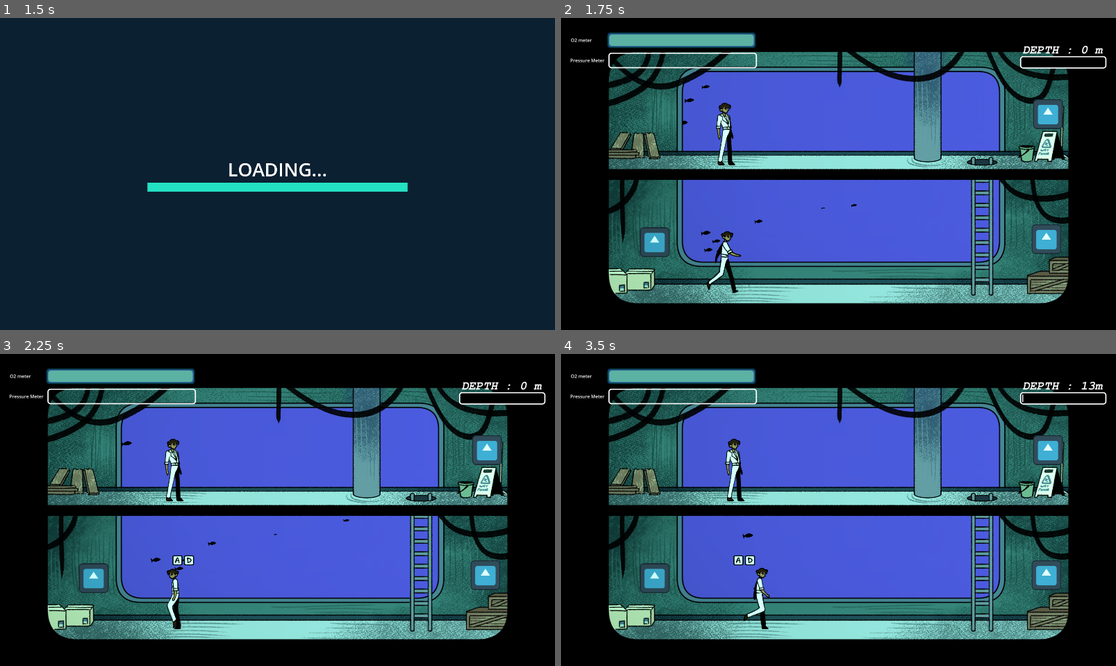
Above: before the commit, frames 1-4 (two rows, left to right).
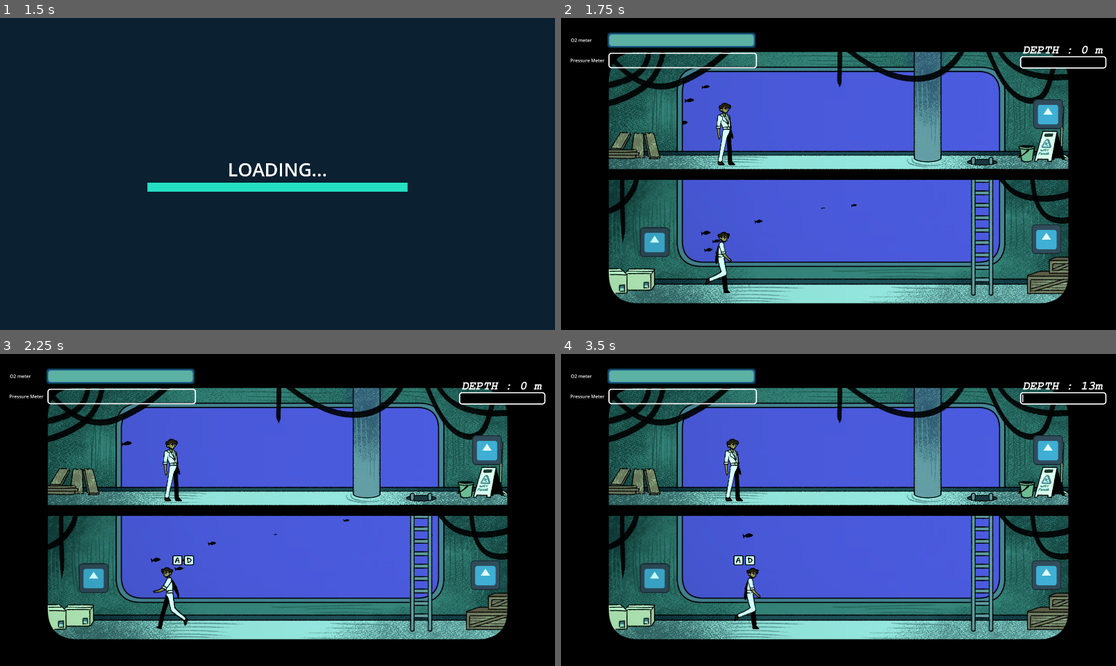
Above: after the commit, the same moments.

Repository: KenKomKom/garena2025
Game: Godot game, scene res://scenes/mainmenu.tscn
Two runs of this game, one before a commit and one after it. Both use one fixed random seed, a clock stepped at 60 frames per second and the inputs below. The project has no main scene, so this scene is started directly. The engine's default icon, where the game draws it, is replaced by a stand-in: a white triangle on a blue panel in a dark square.
Inputs:
- Up to frame 1 (1.5 s): click "Start Game" at 0.5 s; tap Enter (ui_accept) at 1.25 s; hold D (rightp1) from 1.28 s (still down); tap Left (leftp2) at 1.35 s
- Up to frame 2 (1.75 s): keep holding D (rightp1); tap Enter (ui_accept) at 1.52 s
- Up to frame 3 (2.25 s): release D (rightp1) at 2.03 s; hold A (leftp1) from 2.03 s (still down); tap Right (rightp2) at 2.1 s
- Up to frame 4 (3.5 s): tap Enter (ui_accept) at 2.27 s; release A (leftp1) at 2.78 s; hold D (rightp1) from 2.78 s (still down); tap T at 2.85 s

Frame 1 is identical in both runs. In frame 2, 0.5% of the frame differs, in the area x 26-80%, y 46-89%; in frame 3, 0.9%; in frame 4, 1.0%, in the area x 29-80%, y 27-89%.

Commit message:
commit to pull

Diff:
--- a/player.gd
+++ b/player.gd
@@ -1,6 +1,6 @@
 class_name  Player extends CharacterBody2D
 
-var SPEED = 600.0
+var SPEED = 500.0
 var direction = Vector2.ZERO
 @export var player_number=1
 
@@ -17,11 +17,11 @@
 	if can_move:
 		direction = Input.get_axis("leftp1", "rightp1")
 		if direction:
-			if not $AnimatedSprite2D.is_playing():
-				$AnimatedSprite2D.play("p1_walk")
+			$AnimatedSprite2D.play("p1_walk")
 			$AnimatedSprite2D.flip_h = true if direction<0	 else false
 			velocity.x = direction * SPEED
 		else:
+
 			$AnimatedSprite2D.play("p1_idle")
 			velocity.x = move_toward(velocity.x, 0, SPEED)
 	elif not can_move and is_climbing:
--- a/player.tscn
+++ b/player.tscn
@@ -1,68 +1,21 @@
-[gd_scene load_steps=21 format=3 uid="uid://c03tl6n7esv2t"]
+[gd_scene load_steps=20 format=3 uid="uid://c03tl6n7esv2t"]
 
 [ext_resource type="Script" path="res://player.gd" id="1_vai4p"]
 [ext_resource type="Texture2D" uid="uid://csb06nv0c3bc3" path="res://icon.svg" id="2_0ab8e"]
 [ext_resource type="Texture2D" uid="uid://bx0qwtxxic4qn" path="res://assets/p1_walking.png" id="3_6kyl6"]
+[ext_resource type="Texture2D" uid="uid://bh5qajtdetfqk" path="res://assets/spritesheet_12.png" id="3_40yi2"]
 [ext_resource type="Texture2D" uid="uid://b76vqxug3pskk" path="res://assets/spritesheet_11.png" id="3_ssr3x"]
 
 [sub_resource type="RectangleShape2D" id="RectangleShape2D_uj6li"]
 size = Vector2(51, 228)
 
-[sub_resource type="Animation" id="Animation_7slkm"]
-length = 0.001
-tracks/0/type = "value"
-tracks/0/imported = false
-tracks/0/enabled = true
-tracks/0/path = NodePath("AnimatedSprite2D:frame")
-tracks/0/interp = 1
-tracks/0/loop_wrap = true
-tracks/0/keys = {
-"times": PackedFloat32Array(0),
-"transitions": PackedFloat32Array(1),
-"update": 1,
-"values": [0]
-}
+[sub_resource type="AtlasTexture" id="AtlasTexture_vpc8v"]
+atlas = ExtResource("3_40yi2")
+region = Rect2(0, 0, 93, 309)
 
-[sub_resource type="Animation" id="Animation_8yujs"]
-resource_name = "p1_idle"
-length = 0.8
-loop_mode = 1
-tracks/0/type = "value"
-tracks/0/imported = false
-tracks/0/enabled = true
-tracks/0/path = NodePath("AnimatedSprite2D:frame")
-tracks/0/interp = 2
-tracks/0/loop_wrap = true
-tracks/0/keys = {
-"times": PackedFloat32Array(0.001, 0.2, 0.5, 0.8),
-"transitions": PackedFloat32Array(1, 1, 1, 1),
-"update": 1,
-"values": [0, 1, 2, 3]
-}
-
-[sub_resource type="Animation" id="Animation_wxu64"]
-resource_name = "p1_walk"
-length = 0.6
-loop_mode = 1
-tracks/0/type = "value"
-tracks/0/imported = false
-tracks/0/enabled = true
-tracks/0/path = NodePath("AnimatedSprite2D:frame")
-tracks/0/interp = 1
-tracks/0/loop_wrap = true
-tracks/0/keys = {
-"times": PackedFloat32Array(0, 0.1, 0.2, 0.3, 0.4, 0.5),
-"transitions": PackedFloat32Array(1, 1, 1, 1, 1, 1),
-"update": 1,
-"values": [0, 1, 2, 3, 4, 5]
-}
-
-[sub_resource type="AnimationLibrary" id="AnimationLibrary_1xqgj"]
-_data = {
-"RESET": SubResource("Animation_7slkm"),
-"p1_idle": SubResource("Animation_8yujs"),
-"p1_walk": SubResource("Animation_wxu64")
-}
+[sub_resource type="AtlasTexture" id="AtlasTexture_nyu08"]
+atlas = ExtResource("3_40yi2")
+region = Rect2(93, 0, 93, 309)
 
 [sub_resource type="AtlasTexture" id="AtlasTexture_g8ukf"]
 atlas = ExtResource("3_ssr3x")
@@ -80,32 +33,43 @@
 atlas = ExtResource("3_ssr3x")
 region = Rect2(318, 0, 106, 281)
 
-[sub_resource type="AtlasTexture" id="AtlasTexture_1f7sp"]
+[sub_resource type="AtlasTexture" id="AtlasTexture_j2cdk"]
 atlas = ExtResource("3_6kyl6")
 region = Rect2(0, 0, 178, 283)
 
-[sub_resource type="AtlasTexture" id="AtlasTexture_lrtpb"]
+[sub_resource type="AtlasTexture" id="AtlasTexture_xs3vy"]
 atlas = ExtResource("3_6kyl6")
 region = Rect2(178, 0, 178, 283)
 
-[sub_resource type="AtlasTexture" id="AtlasTexture_4sqyp"]
+[sub_resource type="AtlasTexture" id="AtlasTexture_ch5al"]
 atlas = ExtResource("3_6kyl6")
 region = Rect2(356, 0, 178, 283)
 
-[sub_resource type="AtlasTexture" id="AtlasTexture_tdywy"]
+[sub_resource type="AtlasTexture" id="AtlasTexture_8c2vc"]
 atlas = ExtResource("3_6kyl6")
 region = Rect2(534, 0, 178, 283)
 
-[sub_resource type="AtlasTexture" id="AtlasTexture_4y8ck"]
+[sub_resource type="AtlasTexture" id="AtlasTexture_i6cxd"]
 atlas = ExtResource("3_6kyl6")
 region = Rect2(712, 0, 178, 283)
 
-[sub_resource type="AtlasTexture" id="AtlasTexture_oee8l"]
+[sub_resource type="AtlasTexture" id="AtlasTexture_a8ccr"]
 atlas = ExtResource("3_6kyl6")
 region = Rect2(890, 0, 178, 283)
 
 [sub_resource type="SpriteFrames" id="SpriteFrames_t3bxi"]
 animations = [{
+"frames": [{
+"duration": 1.0,
+"texture": SubResource("AtlasTexture_vpc8v")
+}, {
+"duration": 1.0,
+"texture": SubResource("AtlasTexture_nyu08")
+}],
+"loop": true,
+"name": &"p1_climb",
+"speed": 5.0
+}, {
 "frames": [{
 "duration": 1.0,
 "texture": SubResource("AtlasTexture_g8ukf")
@@ -162,13 +126,8 @@
 position = Vector2(0, -116)
 shape = SubResource("RectangleShape2D_uj6li")
 
-[node name="AnimationPlayer" type="AnimationPlayer" parent="."]
-libraries = {
-"": SubResource("AnimationLibrary_1xqgj")
-}
-autoplay = "p1_idle"
-
 [node name="AnimatedSprite2D" type="AnimatedSprite2D" parent="."]
 position = Vector2(0, -138)
 sprite_frames = SubResource("SpriteFrames_t3bxi")
 animation = &"p1_walk"
+speed_scale = 2.0
--- a/scenes/floor_changer.tscn
+++ b/scenes/floor_changer.tscn
@@ -7,7 +7,7 @@
 [ext_resource type="Texture2D" uid="uid://cc07hyvwd1mfi" path="res://assets/R.png" id="6_g6b53"]
 
 [sub_resource type="RectangleShape2D" id="RectangleShape2D_p76t0"]
-size = Vector2(139, 76)
+size = Vector2(24, 76)
 
 [node name="floor_changer" type="Node2D"]
 script = ExtResource("1_g88n3")
@@ -15,7 +15,7 @@
 [node name="Area2D" type="Area2D" parent="."]
 
 [node name="CollisionShape2D" type="CollisionShape2D" parent="Area2D"]
-position = Vector2(-0.5, -28)
+position = Vector2(0, -28)
 shape = SubResource("RectangleShape2D_p76t0")
 
 [node name="VBoxContainer" type="VBoxContainer" parent="."]
--- a/scenes/manual.tscn
+++ b/scenes/manual.tscn
@@ -2,7 +2,7 @@
 
 [ext_resource type="Script" path="res://scripts/manual.gd" id="1_kjoqn"]
 [ext_resource type="Texture2D" uid="uid://r26r1r4050d4" path="res://assets/Frame 1171275453.png" id="1_spbuo"]
-[ext_resource type="FontFile" uid="uid://5rhi3fj8rm1q" path="res://font/Courier New.ttf" id="3_l4j1g"]
+[ext_resource type="FontFile" uid="uid://cn0isg2ngqae4" path="res://font/Courier New Bold Italic font.ttf" id="3_7d0by"]
 
 [node name="manual" type="Control"]
 layout_mode = 3
@@ -38,7 +38,7 @@
 offset_bottom = 66.0
 grow_horizontal = 2
 theme_override_colors/font_color = Color(0, 0, 0, 1)
-theme_override_fonts/font = ExtResource("3_l4j1g")
+theme_override_fonts/font = ExtResource("3_7d0by")
 theme_override_font_sizes/font_size = 48
 text = "ZONE REACHED"
 horizontal_alignment = 1
@@ -47,11 +47,11 @@
 unique_name_in_owner = true
 layout_mode = 0
 offset_left = 116.0
-offset_top = 80.0
+offset_top = 91.0
 offset_right = 1116.0
-offset_bottom = 480.0
+offset_bottom = 491.0
 theme_override_colors/font_color = Color(0, 0, 0, 1)
-theme_override_fonts/font = ExtResource("3_l4j1g")
+theme_override_fonts/font = ExtResource("3_7d0by")
 theme_override_font_sizes/font_size = 24
 autowrap_mode = 2
 justification_flags = 139
--- a/scenes/ship.tscn
+++ b/scenes/ship.tscn
@@ -12,12 +12,13 @@
 [ext_resource type="Script" path="res://scripts/water_display.gd" id="5_arokv"]
 [ext_resource type="PackedScene" uid="uid://cdhum33vaepwc" path="res://scenes/tanky_pick_up.tscn" id="5_kbbad"]
 [ext_resource type="PackedScene" uid="uid://svtdbpv3febx" path="res://scenes/drop_off_tank.tscn" id="6_spgnf"]
-[ext_resource type="PackedScene" path="res://scenes/depth_level.tscn" id="7_ufoe0"]
+[ext_resource type="PackedScene" uid="uid://b55xmufhhmnqf" path="res://scenes/depth_level.tscn" id="7_ufoe0"]
 [ext_resource type="PackedScene" uid="uid://cnn2k8adfc1rb" path="res://scenes/o_2_bar.tscn" id="8_p8u8m"]
 [ext_resource type="PackedScene" uid="uid://d4itx6auhrctj" path="res://scenes/pressurebar.tscn" id="9_o8ebk"]
 [ext_resource type="PackedScene" uid="uid://clgf8cinhemr6" path="res://scenes/gameoverscreen.tscn" id="10_hj736"]
 [ext_resource type="PackedScene" uid="uid://br0oecw3gpeef" path="res://scenes/camera_2d.tscn" id="12_2w4m7"]
 [ext_resource type="PackedScene" uid="uid://cp6q6gl14njn7" path="res://scenes/monitor.tscn" id="12_a5rk3"]
+[ext_resource type="Texture2D" uid="uid://cng2edw271hod" path="res://assets/cover.png" id="12_ek5i2"]
 [ext_resource type="PackedScene" uid="uid://k313cue1elx3" path="res://scenes/nuclear_lever.tscn" id="13_wms07"]
 [ext_resource type="PackedScene" uid="uid://cme66b2aa4w52" path="res://scenes/switch.tscn" id="14_6nbof"]
 [ext_resource type="PackedScene" uid="uid://c8hhgm3cvlaeq" path="res://scenes/manual.tscn" id="15_akuct"]
@@ -279,8 +280,13 @@
 position = Vector2(378, 1038)
 collision_mask = 2
 
+[node name="Cover" type="Sprite2D" parent="."]
+position = Vector2(1585, 511)
+scale = Vector2(1.27286, 1.27286)
+texture = ExtResource("12_ek5i2")
+
 [node name="floor_changer" parent="." node_paths=PackedStringArray("next_floor") instance=ExtResource("4_wyh5w")]
-position = Vector2(1603, 1038)
+position = Vector2(1586, 1038)
 next_floor = NodePath("../floor_changer2")
 
 [node name="floor_changer2" parent="." node_paths=PackedStringArray("next_floor") instance=ExtResource("4_wyh5w")]
Binary file added: assets/cover.png
Not shown, added: assets/cover.png.import
Not shown: 1 places in player.tscn that only renumber resources
Not shown: 1 places in scenes/ship.tscn that only renumber resources
